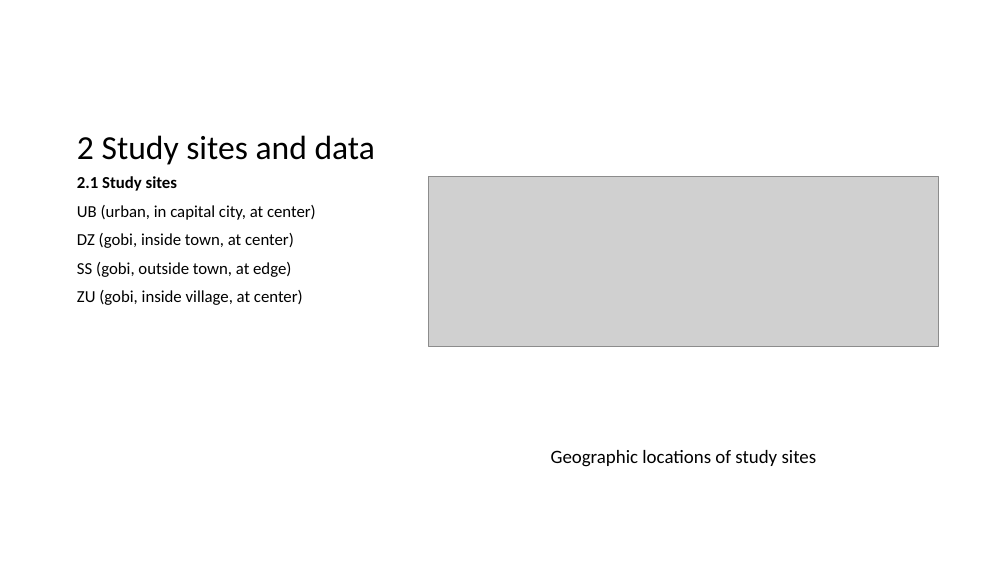
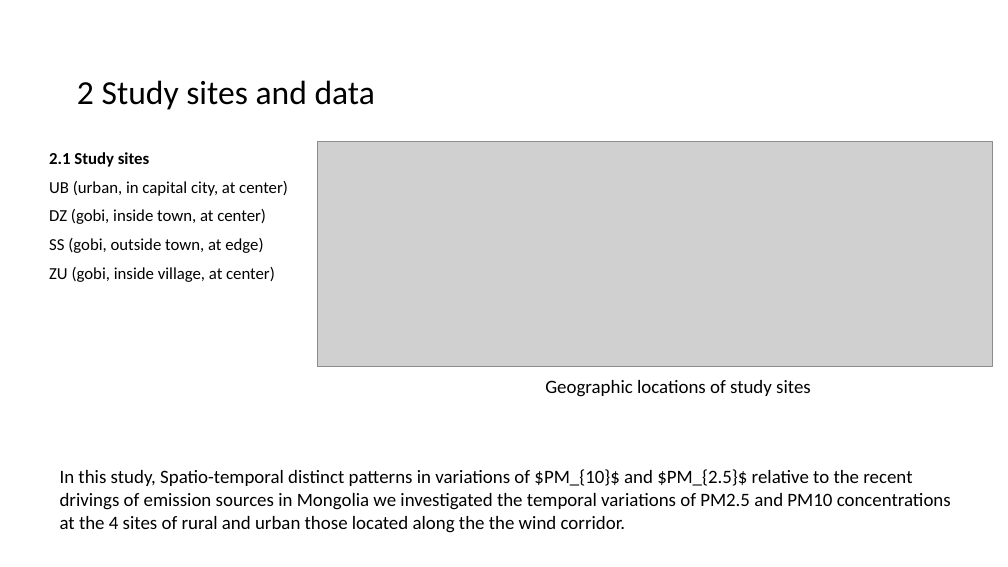
Before and after one commit to EmouAcademy/PM-manuscript, a slide deck: slide 5 of visuals/ppt_presentation.pptx (slide 3 before the commit). Drawn at 1008x567 pixels with LibreOffice and Linux fonts; fonts in the diff are those of the drawing; grey boxes stand for pictures. Boxes give left, top, right and bottom in pixels: in the first picture for what was removed or moved away, otherwise in the second. Text is boxed around its words. In the diff, an @@ line names an element or a change of style, - is before the commit and + after.

```diff
--- a/visuals/ppt_presentation.pptx
+++ b/visuals/ppt_presentation.pptx
@@ title "2 Study sites and data": place and size @@
-title "2 Study sites and data" at box(77, 135, 375, 165)
+title "2 Study sites and data" at box(77, 80, 375, 110)
@@ text "2.1 Study sites": place and size @@
-text "2.1 Study sites" at box(77, 176, 316, 305)
+text "2.1 Study sites" at box(49, 152, 288, 282)
@@ picture: place and size @@
-picture at box(429, 176, 939, 346)
+picture at box(318, 141, 992, 366)
@@ text "Geographic locations of study sites": place and size @@
-text "Geographic locations of study sites" at box(551, 450, 817, 467)
+text "Geographic locations of study sites" at box(545, 380, 811, 397)
@@ text added at box(60, 469, 951, 533), 18 pt, text #000000 @@
+In this study, Spatio-temporal distinct patterns in variations of $PM_{10}$ and $PM_{2.5}$ relative to the recent drivings of emission sources in Mongolia we investigated the temporal variations of PM2.5 and PM10 concentrations at the 4 sites of rural and urban those located along the the wind corridor.
```
Also in this commit, not shown: 10 other slides changed, 6 slides added, 5 slides removed, 23 other files.
